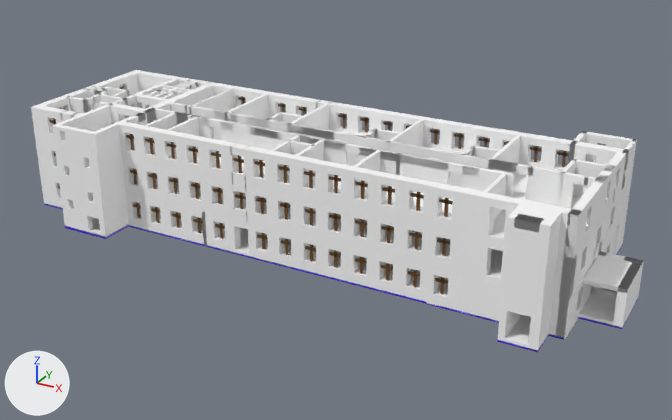
The glTF model Source/PruvodceProject/wwwroot/soubor3D/mladebuky.gltf as it was, and as the next commit left it.
The view is the same before and after, from a 50 mm lens placed at (1026.0, -1252.0, 876.0), pointed at (136.0, 366.0, 67.0). Lighting does not change. The marker at lower left points along +X, +Y and +Z. Where no turn or scale is listed for an object, it has been applied to the vertices.

The first picture shows '1.patro-patro_1.Patro', '2.patro-patro_2.Patro', 'Prizemi-patro_Přízemí'.
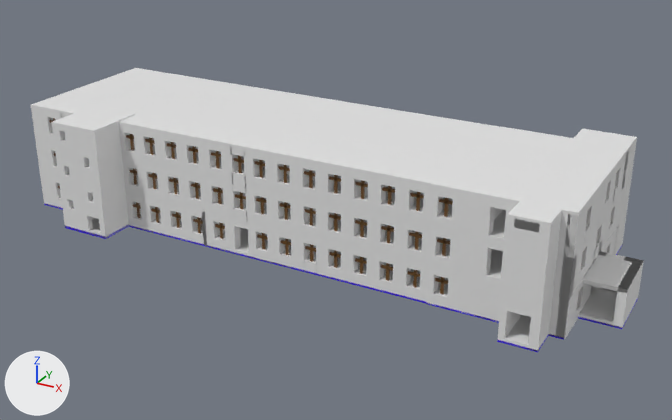
Diff of the bpy script that builds the scene:
```diff
--- a/Source/PruvodceProject/wwwroot/soubor3D/mladebuky.gltf.py
+++ b/Source/PruvodceProject/wwwroot/soubor3D/mladebuky.gltf.py
@@ mat_materialfssf @@
 mat_materialfssf = principled_material('Materialfssf')
-mat_materialfssf.base_color = (1.0, 1.0, 1.0)  # white #ffffff
+mat_materialfssf.base_color = (0.784, 0.784, 0.784)  # white #e5e5e5
@@ me_cube_962 @@
+me_cube_962.from_pydata(...)  # a box spanning x -809.0..-689.0, y -238.0..-106.0, z -4.0..4.0; a box spanning x 40.0..309.0, y -165.0..204.0, z -4.0..1.0; a box spanning x -947.0..40.0, y -163.0..202.0, z -4.0..1.0; a box spanning x 207.0..280.0, y -228.0..-165.0, z -4.0..1.0; a box spanning x 196.0..309.0, y 204.0..275.0, z -4.0..1.0
+me_cube_962.materials.append(mat_materialfssf)  # white #e5e5e5
@@ ob_zbytekstrechy_patro_střecha @@
+ob_zbytekstrechy_patro_střecha = bpy.data.objects.new('zbytekstrechy-patro-Střecha', me_cube_962)
+ob_zbytekstrechy_patro_střecha.location = (385.0, 360.0, 244.0)
```

Where the change shows, as pixel boxes [x1, y1, x2, y2] in the pictures (672 x 420 px):
'2.patro-patro_2.Patro', recoloured: [31, 70, 637, 269] in both
'zbytekstrechy-patro-Střecha', added: after [31, 68, 637, 226]
'Prizemi-patro_Přízemí', recoloured: [40, 173, 644, 352] in both
'1.patro-patro_1.Patro', recoloured: [35, 140, 632, 311] in both
